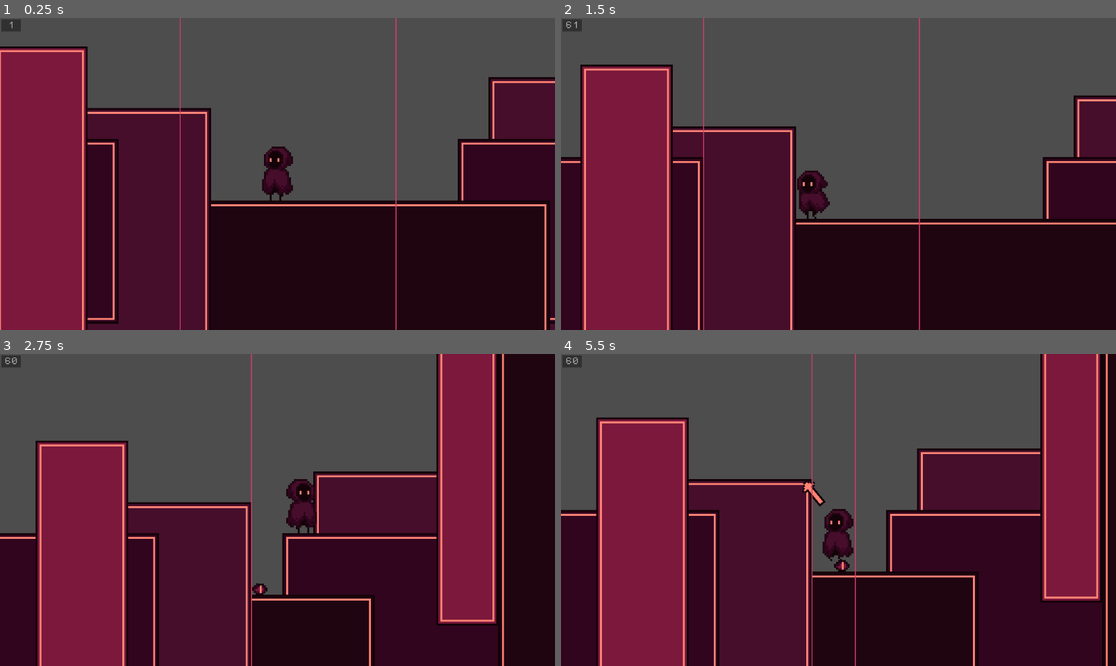
Above: before the commit, frames 1-4 (two rows, left to right).
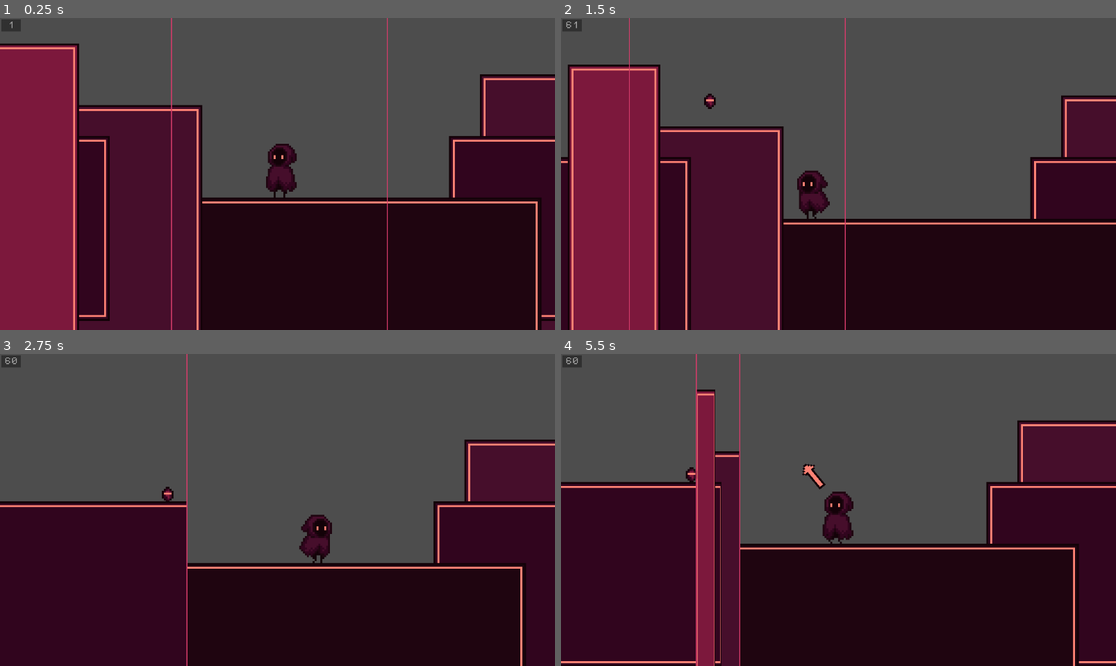
Above: after the commit, the same moments.

Repository: SuperDuperOrganisationsname/gmtk2024
Game: Godot game, scene res://scenes/game.tscn
Two runs of this game, one before a commit and one after it. Both use one fixed random seed, a clock stepped at 60 frames per second and the inputs below.
Inputs:
- Up to frame 1 (0.25 s): no input
- Up to frame 2 (1.5 s): hold D (move_right) 0.53-1.28 s; hold K (throw) 0.53-1.28 s; tap Space (jump) at 0.77 s; hold A (move_left) from 1.28 s (still down); tap J (attack) at 1.35 s
- Up to frame 3 (2.75 s): tap Space (jump) at 1.52 s; tap K (throw) at 1.55, 2.3 s; release A (move_left) at 2.03 s; hold D (move_right) from 2.03 s (still down); hold H (shrink) from 2.03 s (still down)
- Up to frame 4 (5.5 s): release H (shrink) at 2.78 s; tap L (strech) at 2.85 s; tap Space (jump) at 3.02, 3.77, 4.52 s; tap K (throw) at 3.05, 4.35 s; release D (move_right) at 3.53 s; hold K (throw) 3.53-4.28 s; hold A (move_left) from 3.53 s (still down); tap / (swap_scale_mode) at 3.6 s; hold K (throw) from 5.03 s (still down); tap R (toggle_scale_item) at 5.1 s

The runs differ from the first frame. In frame 1, 10% of the frame differs, in the area x 0-100%, y 0-100%; in frame 2, 9.7%; in frame 3, 43%; in frame 4, 45%.

Commit message:
throw talisman

Diff:
--- a/scenes/game.tscn
+++ b/scenes/game.tscn
@@ -1,13 +1,11 @@
-[gd_scene load_steps=24 format=4 uid="uid://8tdydcje4fe4"]
+[gd_scene load_steps=9 format=4 uid="uid://8tdydcje4fe4"]
 
 [ext_resource type="PackedScene" uid="uid://cgyokykjdnk07" path="res://scenes/ui.tscn" id="1_88vku"]
 [ext_resource type="PackedScene" uid="uid://6j8yqwaj8xar" path="res://scenes/player.tscn" id="1_voq50"]
 [ext_resource type="PackedScene" uid="uid://sqya6is71pbm" path="res://scenes/squish_check.tscn" id="3_e7q4b"]
 [ext_resource type="Texture2D" uid="uid://b35r0lq84s0is" path="res://assets/sprites/clean_tileset.png" id="3_ubm54"]
 [ext_resource type="PackedScene" uid="uid://b5gm1h3t1vcbt" path="res://scenes/scaling_tilemap.tscn" id="3_yt2vt"]
-[ext_resource type="Texture2D" uid="uid://cq0a74krvu0tn" path="res://assets/sprites/coin.png" id="5_nmd61"]
 [ext_resource type="PackedScene" uid="uid://b2irioi3olfnc" path="res://scenes/enemies/enemy.tscn" id="6_20o2s"]
-[ext_resource type="PackedScene" uid="uid://buu60msuf71ru" path="res://scenes/talisman.tscn" id="8_5hwxv"]
 
 [sub_resource type="TileSetAtlasSource" id="TileSetAtlasSource_xug0t"]
 texture = ExtResource("3_ubm54")
@@ -304,98 +302,6 @@
 physics_layer_0/collision_layer = 1
 sources/0 = SubResource("TileSetAtlasSource_xug0t")
 
-[sub_resource type="AtlasTexture" id="AtlasTexture_pkyfh"]
-atlas = ExtResource("5_nmd61")
-region = Rect2(0, 0, 16, 16)
-
-[sub_resource type="AtlasTexture" id="AtlasTexture_83aad"]
-atlas = ExtResource("5_nmd61")
-region = Rect2(16, 0, 16, 16)
-
-[sub_resource type="AtlasTexture" id="AtlasTexture_pxyi8"]
-atlas = ExtResource("5_nmd61")
-region = Rect2(32, 0, 16, 16)
-
-[sub_resource type="AtlasTexture" id="AtlasTexture_rftf7"]
-atlas = ExtResource("5_nmd61")
-region = Rect2(48, 0, 16, 16)
-
-[sub_resource type="AtlasTexture" id="AtlasTexture_ypylu"]
-atlas = ExtResource("5_nmd61")
-region = Rect2(64, 0, 16, 16)
-
-[sub_resource type="AtlasTexture" id="AtlasTexture_w2nbv"]
-atlas = ExtResource("5_nmd61")
-region = Rect2(80, 0, 16, 16)
-
-[sub_resource type="AtlasTexture" id="AtlasTexture_ordlx"]
-atlas = ExtResource("5_nmd61")
-region = Rect2(96, 0, 16, 16)
-
-[sub_resource type="AtlasTexture" id="AtlasTexture_puscv"]
-atlas = ExtResource("5_nmd61")
-region = Rect2(112, 0, 16, 16)
-
-[sub_resource type="AtlasTexture" id="AtlasTexture_phmsi"]
-atlas = ExtResource("5_nmd61")
-region = Rect2(128, 0, 16, 16)
-
-[sub_resource type="AtlasTexture" id="AtlasTexture_57t72"]
-atlas = ExtResource("5_nmd61")
-region = Rect2(144, 0, 16, 16)
-
-[sub_resource type="AtlasTexture" id="AtlasTexture_2l7om"]
-atlas = ExtResource("5_nmd61")
-region = Rect2(160, 0, 16, 16)
-
-[sub_resource type="AtlasTexture" id="AtlasTexture_iag4d"]
-atlas = ExtResource("5_nmd61")
-region = Rect2(176, 0, 16, 16)
-
-[sub_resource type="SpriteFrames" id="SpriteFrames_71tk3"]
-animations = [{
-"frames": [{
-"duration": 1.0,
-"texture": SubResource("AtlasTexture_pkyfh")
-}, {
-"duration": 1.0,
-"texture": SubResource("AtlasTexture_83aad")
-}, {
-"duration": 1.0,
-"texture": SubResource("AtlasTexture_pxyi8")
-}, {
-"duration": 1.0,
-"texture": SubResource("AtlasTexture_rftf7")
-}, {
-"duration": 1.0,
-"texture": SubResource("AtlasTexture_ypylu")
-}, {
-"duration": 1.0,
-"texture": SubResource("AtlasTexture_w2nbv")
-}, {
-"duration": 1.0,
-"texture": SubResource("AtlasTexture_ordlx")
-}, {
-"duration": 1.0,
-"texture": SubResource("AtlasTexture_puscv")
-}, {
-"duration": 1.0,
-"texture": SubResource("AtlasTexture_phmsi")
-}, {
-"duration": 1.0,
-"texture": SubResource("AtlasTexture_57t72")
-}, {
-"duration": 1.0,
-"texture": SubResource("AtlasTexture_2l7om")
-}, {
-"duration": 1.0,
-"texture": SubResource("AtlasTexture_iag4d")
-}],
-"loop": true,
-"name": &"default",
-"speed": 5.0
-}]
-
 [node name="Game" type="Node2D"]
 
 [node name="Ui" parent="." instance=ExtResource("1_88vku")]
@@ -415,18 +321,11 @@
 tile_map_data = PackedByteArray("AAD9/wUAAAACAAkAAAD9/wYAAAACAAkAAAD9/wcAAAACAAkAAAD+/wUAAAABAAEAAAD+/wYAAAABAAEAAAD+/w …(7376 unchanged characters)…
 tile_set = SubResource("TileSet_2jjwf")
 
-[node name="IntervalCenter" type="AnimatedSprite2D" parent="."]
-visible = false
-sprite_frames = SubResource("SpriteFrames_71tk3")
-autoplay = "default"
-frame_progress = 0.30893
-
-[node name="ScalingTilemap" parent="." node_paths=PackedStringArray("main_tilemap", "scale_center", "player") instance=ExtResource("3_yt2vt")]
+[node name="ScalingTilemap" parent="." node_paths=PackedStringArray("main_tilemap", "player") instance=ExtResource("3_yt2vt")]
 main_tilemap = NodePath("../TileMap")
-scale_center = NodePath("../Talisman")
 player = NodePath("../Player")
 
 [node name="Enemy" parent="." instance=ExtResource("6_20o2s")]
 position = Vector2(-227, 7)
 
-[node name="Talisman" parent="." instance=ExtResource("8_5hwxv")]
+[connection signal="throw_talisman" from="Player" to="ScalingTilemap" method="_on_player_throw_talisman"]
--- a/scenes/player.tscn
+++ b/scenes/player.tscn
@@ -784,6 +784,7 @@
 
 [node name="Player" type="CharacterBody2D"]
 z_index = 5
+collision_layer = 2
 script = ExtResource("1_cic6y")
 
 [node name="AnimationTree" type="AnimationTree" parent="."]
--- a/scenes/scaling_tilemap.tscn
+++ b/scenes/scaling_tilemap.tscn
@@ -1,6 +1,7 @@
-[gd_scene load_steps=2 format=3 uid="uid://b5gm1h3t1vcbt"]
+[gd_scene load_steps=3 format=3 uid="uid://b5gm1h3t1vcbt"]
 
 [ext_resource type="Script" path="res://scripts/scaling_tilemap.gd" id="1_5trgv"]
+[ext_resource type="PackedScene" uid="uid://buu60msuf71ru" path="res://scenes/talisman.tscn" id="2_483vb"]
 
 [node name="ScalingTilemap" type="Node2D"]
 script = ExtResource("1_5trgv")
@@ -20,3 +21,6 @@
 z_index = 6
 width = 0.5
 default_color = Color(0.835294, 0.235294, 0.415686, 1)
+
+[node name="Talisman" parent="." instance=ExtResource("2_483vb")]
+collision_layer = 0
--- a/scenes/talisman.tscn
+++ b/scenes/talisman.tscn
@@ -1,5 +1,6 @@
-[gd_scene load_steps=3 format=3 uid="uid://buu60msuf71ru"]
+[gd_scene load_steps=4 format=3 uid="uid://buu60msuf71ru"]
 
+[ext_resource type="Script" path="res://scripts/rigidbody_place.gd" id="1_cip6f"]
 [ext_resource type="Texture2D" uid="uid://bi26ryvper6w7" path="res://assets/sprites/talisman.png" id="1_xh8ro"]
 
 [sub_resource type="CapsuleShape2D" id="CapsuleShape2D_reikt"]
@@ -7,6 +8,8 @@
 height = 8.0
 
 [node name="Talisman" type="RigidBody2D"]
+lock_rotation = true
+script = ExtResource("1_cip6f")
 
 [node name="Sprite2D" type="Sprite2D" parent="."]
 texture = ExtResource("1_xh8ro")
--- a/scripts/player.gd
+++ b/scripts/player.gd
@@ -38,7 +38,7 @@
 	last_frame_in_air = not is_on_floor()
 
 func _physics_process(delta):
-	var throw_pressed = Input.is_action_pressed("throw")
+	var throw_pressed = Input.is_action_pressed("throw", true)
 	# Add the gravity.
 	if not is_on_floor():
 		velocity.y += gravity * delta
@@ -63,7 +63,7 @@
 
 	# Throw indicator
 	# Setup throw indicator
-	if Input.is_action_just_pressed("throw"):
+	if Input.is_action_just_pressed("throw", true):
 		if last_direction == -1:
 			throw_indicator.rotation = PI
 			indicator_rotation = PI
--- /dev/null
+++ b/scripts/rigidbody_place.gd
@@ -0,0 +1,9 @@
+extends RigidBody2D
+
+var new_position: Vector2 = Vector2(0, 0)
+var update_position: bool = false
+
+func _integrate_forces(state) -> void:
+	if update_position:
+		state.transform = Transform2D(0.0, new_position)
+		update_position = false
--- a/scripts/scaling_tilemap.gd
+++ b/scripts/scaling_tilemap.gd
@@ -5,9 +5,6 @@
 # The TileMap: will be copied and disabled
 @export var main_tilemap: TileMapLayer
 
-# Intervals are scaled around this object(-position)
-@export var scale_center: Node2D
-
 # The player character
 @export var player: CharacterBody2D
 
@@ -23,7 +20,6 @@
 # The stretched tilemap: if no stretch is applied, this is the main one
 @onready var middle_tilemap: TileMapLayer = $MiddleTileMap
 
-
 # ------------- Constants -------------- #
 
 # Tilesize of a single tile
@@ -41,6 +37,8 @@
 # Speed of undoing a stretch
 const UNDO_SPEED: float = 3.0
 
+# Force Multiplier for throwing the Talisman
+const THROW_SPEED: float = 500.0
 
 # ----------- Helper-Structs ---------- #
 
@@ -60,7 +58,7 @@
 # Important position states of the last frame:
 # - in which tilemap was the player
 # - waht are the offsets of all three tilemaps
-# - scaled distance from scale_center to player
+# - scaled distance from talisman to player
 # - scaling of last frame
 class LastPosState:
 	var tilemap: int
@@ -127,7 +125,7 @@
 
 	# Instantiate LastFrame-Data
 	last_state = LastPosState.new()
-	last_state.cent_dist = player.position.x - scale_center.position.x
+	last_state.cent_dist = player.position.x - $Talisman.position.x
 	last_state.tilemap = 1
 	last_state.offsets = Vector3(0, 0, 0)
 	last_state.scale = scaling.scale
@@ -189,15 +187,17 @@
 		scale_item_at_player = false
 
 	if scale_item_at_player:
-		scale_center.visible = false
+		$Talisman.visible = false
 		var player_pos_int = player.position as Vector2i
-		scale_center.position.x = (player_pos_int.x / TILE_SIZE) as int * TILE_SIZE + TILE_SIZE * 0.5
-		scale_center.position.y = player_pos_int.y
+		var new_pos = Vector2((player_pos_int.x / TILE_SIZE) as int * TILE_SIZE + TILE_SIZE * 0.5, player_pos_int.y)
 		if player.position.x < 0:
-			scale_center.position.x -= 2 * TILE_SIZE
+			new_pos.x -= 2 * TILE_SIZE
+		$Talisman.new_position = new_pos
+		$Talisman.update_position = true
+		$Talisman.set_axis_velocity(Vector2(0, 0))
 	else:
-		scale_center.visible = true
-	var pos = scale_center.position.x / 16 as int
+		$Talisman.visible = true
+	var pos = $Talisman.position.x / 16 as int
 
 	match scale_type:
 		ScaleType.LEFT:
@@ -306,7 +306,7 @@
 	elif tilemap == 2:
 		player.position.x += right_tilemap.position.x - last_state.offsets.z
 	elif last_state.scale != scaling.scale:
-		player.position.x += last_state.cent_dist * scaling.scale + scale_center.position.x - player.position.x
+		player.position.x += last_state.cent_dist * scaling.scale + $Talisman.position.x - player.position.x
 
 
 # ----------- Store Data ---------- #
@@ -314,7 +314,7 @@
 # Stores the current frame data
 func store_last_state():
 	last_state.tilemap = compute_tilemap()
-	last_state.cent_dist = (player.position.x - scale_center.position.x) / scaling.scale
+	last_state.cent_dist = (player.position.x - $Talisman.position.x) / scaling.scale
 	last_state.scale = scaling.scale
 	last_state.offsets = Vector3(left_tilemap.position.x, middle_tilemap.position.x, right_tilemap.position.x)
 
@@ -332,3 +332,11 @@
 		return 1
 	else:
 		return 2
+
+# Throw the Talisman
+func _on_player_throw_talisman(vector: Vector2) -> void:
+	if !scale_item_at_player:
+		return
+
+	scale_item_at_player = false
+	$Talisman.apply_impulse(vector * THROW_SPEED)
Not shown, changed: dev_info.md
